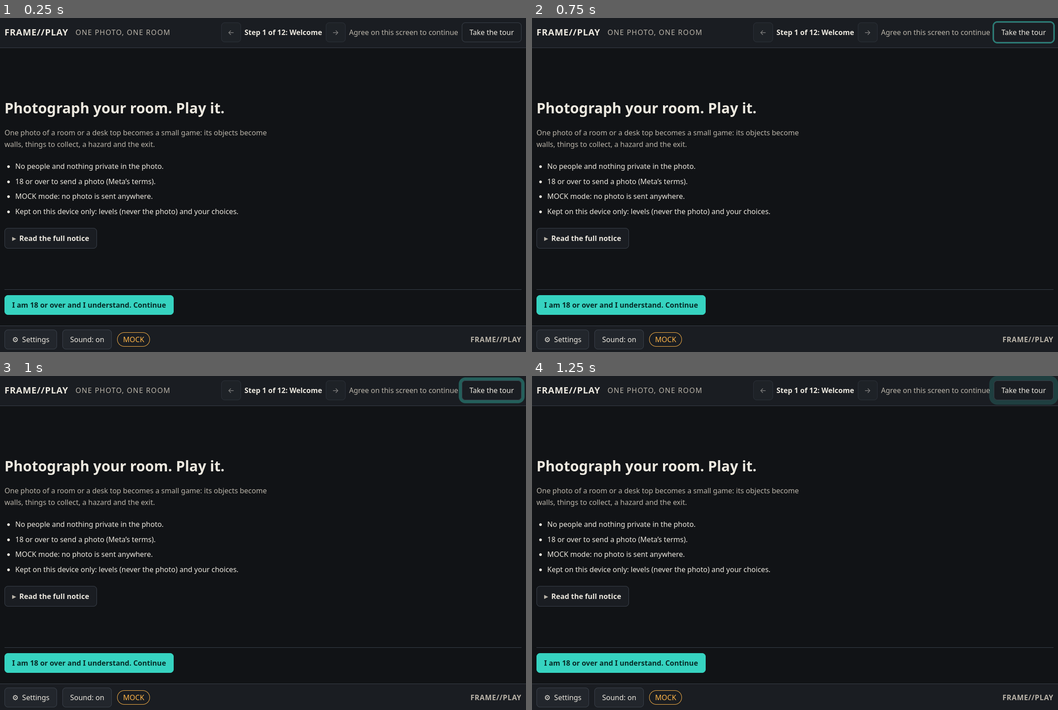
Above: before the commit, frames 1-4 (two rows, left to right).
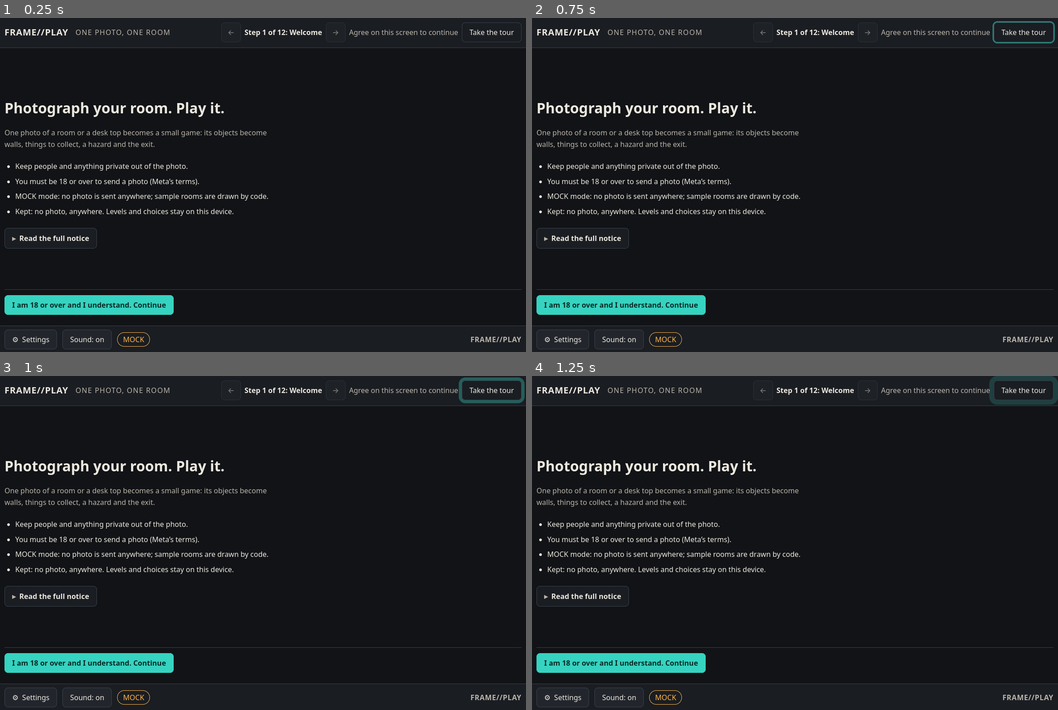
Above: after the commit, the same moments.

Repository: darkAbacus247/frame-play
Game: browser game, page index.html
The game is run twice, just before and just after one commit, with the same random seed, the same clock (stepped at 60 frames per second) and the same inputs.
Inputs (mouse positions are in pixels of both pictures, inside the frame that each line leads up to):
- Up to frame 1 (0.25 s): no input
- Up to frame 2 (0.75 s): click (795, 185) at 0.27 s
- Up to frame 3 (1 s): no input
- Up to frame 4 (1.25 s): hold Right from 1.03 s (still down)

The runs differ from the first frame. In frame 1, 1.1% of the frame differs, in the area x 2-51%, y 43-60%; in frame 2, 1.1%; in frame 3, 1.1%; in frame 4, 1.1%.

Commit message:
F18: privacy and welcome wording says what the server does
LIVE no longer says the photo is "sent once": the full notice and the
README count the read as the server makes it (one Muse Spark call, then
one SAM 3.1 call for the surface and one per kind of object, at most 10
calls, each carrying the photo, a failed call possibly sent one more
time), and the key point and the Step 9 notice say it goes to Meta's
Model API for this read only. The welcome key points are no weaker than
the full notice: the people and age lines word for word, MOCK's sample
rooms drawn by code, and "Kept: no photo, anywhere." A test parses the
server's call ceilings and checks every LIVE text and the README.

Co-Authored-By: Claude Opus 5.5 <noreply@anthropic.com>

Diff:
--- a/src/screens.js
+++ b/src/screens.js
@@ -38,14 +38,20 @@
 // button in its bar, in view without scrolling.
 export const WHERE = {
   mock: 'This page is in MOCK mode: no photo is sent anywhere, and you play sample rooms drawn by code.',
-  live: 'In LIVE mode your photo is shrunk on this device and its camera data is removed. It is then sent once, through this app’s server, to Meta’s Model API to read the room. It is not stored.',
+  // what server/pipeline.py does: one Muse Spark call, then one SAM call
+  // for the surface and one per kind of object (server/config.py caps them)
+  live: 'In LIVE mode your photo is shrunk on this device and its camera data is removed. It then goes through this app’s server to Meta’s Model API for this one read: one Muse Spark call, then one SAM 3.1 call for the surface and one for each kind of object on it, at most 10 calls in all, each carrying the photo (a failed call may be sent one more time). This app does not store it.',
   rehearsal: 'This page is in REHEARSAL mode: a local stand-in answers, not Meta, and no photo leaves this machine.',
 };
+// The key points: each one short line, none weaker than the full notice.
 const WHERE_SHORT = {
-  mock: 'MOCK mode: no photo is sent anywhere.',
-  live: 'LIVE mode: your photo is sent once to Meta’s Model API. Not stored.',
+  mock: 'MOCK mode: no photo is sent anywhere; sample rooms are drawn by code.',
+  live: 'LIVE mode: your photo goes to Meta’s Model API for this read only. Not stored.',
   rehearsal: 'REHEARSAL mode: a local stand-in answers; no photo leaves this machine.',
 };
+export const PEOPLE = 'Keep people and anything private out of the photo.';
+export const AGE = 'You must be 18 or over to send a photo (Meta’s terms).';
+export const KEPT_SHORT = 'Kept: no photo, anywhere. Levels and choices stay on this device.';
 export const KEPT = 'Kept: no photo, anywhere. Levels made from your photos (outlines, names and roles, never the photo) stay on this device, with your step, sound and tour choices.';
 
 export function welcomeView({ mode, primaryLabel, onConsent }) {
@@ -61,16 +67,16 @@
       el('h1', { text: 'Photograph your room. Play it.' }),
       el('p', { class: 'lede', text: 'One photo of a room or a desk top becomes a small game: its objects become walls, things to collect, a hazard and the exit.' }),
       el('ul', { class: 'consent', 'aria-label': 'Before you start' }, [
-        el('li', { text: 'No people and nothing private in the photo.' }),
-        el('li', { text: '18 or over to send a photo (Meta’s terms).' }),
+        el('li', { text: PEOPLE }),
+        el('li', { text: AGE }),
         el('li', { text: WHERE_SHORT[m] }),
-        el('li', { text: 'Kept on this device only: levels (never the photo) and your choices.' }),
+        el('li', { text: KEPT_SHORT }),
       ]),
       more('Read the full notice', [
         el('p', { text: 'FRAME//PLAY turns one photo of a room or a desk top into a small game. The outlines of the real objects become the walls you walk around, the things you collect, the hazard you avoid and the exit.' }),
         el('ul', { class: 'consent' }, [
-          el('li', { text: 'Keep people and anything private out of the photo.' }),
-          el('li', { text: 'You must be 18 or over to send a photo (Meta’s terms).' }),
+          el('li', { text: PEOPLE }),
+          el('li', { text: AGE }),
           el('li', { text: WHERE[m] }),
           el('li', { text: KEPT }),
         ]),
@@ -285,7 +291,7 @@
 // What each mode does with a photo: the plain line in view; in REHEARSAL
 // the details one press away.
 export const OWN_NOTICE = {
-  live: 'LIVE: your photo is shrunk on this device and its camera data removed, then sent once to Meta’s Model API (Muse Spark, then SAM 3.1). It is not stored.',
+  live: 'LIVE: your photo is shrunk on this device and its camera data removed, then read by Meta’s Model API (Muse Spark, then SAM 3.1). Not stored.',
   rehearsal: 'REHEARSAL: a local stand-in answers, not Meta. It only knows its sample room’s own picture.',
   mock: MOCK_WORDS,
 };
@@ -352,7 +358,7 @@
       return {
         slot, heading, title: null, ref: null, playable: false,
         result: 'Not made',
-        // in MOCK the screen's last line says why, once
+        // in MOCK the screen's last line says why, a single time
         ai: mode === 'live' || mode === 'rehearsal'
           ? 'No room was made from a photo of your own this time.'
           : 'No room was made from a photo of your own, and nothing was invented.',
--- /dev/null
+++ b/tests/privacy.test.js
@@ -0,0 +1,61 @@
+// The privacy and welcome words say what the server really does with a
+// photo: never "once" (a LIVE read is several calls, each carrying the
+// photo), and any "at most K calls" is the server's own ceiling.
+import test from 'node:test';
+import assert from 'node:assert/strict';
+import { readFileSync } from 'node:fs';
+import { installFakeDocument } from './fakedom.js';
+import { el } from '../src/ui.js';
+import { WHERE, OWN_NOTICE, KEPT, KEPT_SHORT, PEOPLE, AGE, welcomeView } from '../src/screens.js';
+
+const doc = installFakeDocument();
+doc.body.append(el('div', { id: 'tips' }));
+const read = (f) => readFileSync(new URL(f, import.meta.url), 'utf8');
+
+function serverCalls() {
+  const config = read('../server/config.py');
+  const n = (name) => +new RegExp(`^${name}\\s*=\\s*(\\d+)`, 'm').exec(config)[1];
+  return n('SPARK_CALLS_PER_PHOTO') + n('SAM_CALLS_PER_PHOTO');
+}
+
+const points = (mode) => {
+  const { section } = welcomeView({ mode, primaryLabel: 'Continue', onConsent: () => {} });
+  const ul = section.all().find((e) => e.tagName === 'UL' && e.getAttribute('aria-label') === 'Before you start');
+  return ul.children.map((li) => li.textContent);
+};
+
+test('the LIVE words never say "once", and count the calls the server makes', () => {
+  const N = serverCalls();
+  assert.equal(N, 10);
+  const readme = read('../README.md');
+  const bullet = /- \*\*LIVE\*\*[\s\S]*?(?=\n- \*\*)/.exec(readme)[0];
+  const texts = { 'WHERE.live': WHERE.live, 'OWN_NOTICE.live': OWN_NOTICE.live, 'the LIVE key point': points('live')[2], 'the README LIVE bullet': bullet };
+  for (const [where, t] of Object.entries(texts)) {
+    assert.doesNotMatch(t, /\bonce\b/i, `${where}: ${t}`);
+    for (const m of t.matchAll(/at most (\d+) calls/gi)) assert.equal(+m[1], N, `${where}: ${m[0]}`);
+  }
+  assert.match(WHERE.live, /at most 10 calls/);
+  assert.match(bullet.replace(/\s+/g, ' '), /at most 10 calls/);
+  for (const t of [WHERE.live, OWN_NOTICE.live]) assert.match(t, /Meta’s Model API/);
+});
+
+test('no privacy or welcome line in any mode says "once"', () => {
+  for (const mode of ['mock', 'live', 'rehearsal']) {
+    for (const t of [WHERE[mode], OWN_NOTICE[mode], ...points(mode)]) assert.doesNotMatch(t, /\bonce\b/i, `${mode}: ${t}`);
+  }
+});
+
+test('the key points are no weaker than the full notice', () => {
+  for (const mode of ['mock', 'live', 'rehearsal']) {
+    const p = points(mode);
+    assert.equal(p[0], PEOPLE);
+    assert.equal(p[1], AGE, 'you must be 18 or over');
+    assert.equal(p[3], KEPT_SHORT);
+    assert.ok(KEPT.startsWith('Kept: no photo, anywhere.') && KEPT_SHORT.startsWith('Kept: no photo, anywhere.'));
+    assert.ok(p.every((t) => t.length <= 80), `${mode}: one short line each`);
+  }
+  assert.match(points('mock')[2], /no photo is sent anywhere; sample rooms are drawn by code/);
+  assert.match(WHERE.live, /shrunk on this device/);
+  assert.match(WHERE.live, /camera data is removed/);
+  assert.match(WHERE.live, /this app’s server/);
+});
